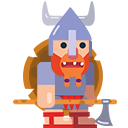
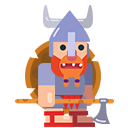
Two versions of the same layered image (128x128). Layer-by-layer changes:
painted on "Helmet" over [42, 1, 95, 57]
painted on "Head" over [51, 30, 89, 87]
painted on "Helmet left ear" over [85, 40, 92, 59]
painted on "Left Arm" over [37, 62, 55, 108]
painted on "Axe v1" over [13, 98, 117, 126]
painted on "Front leg" over [43, 96, 73, 128]
painted on "Body" over [47, 59, 86, 111]
painted on "Back leg" over [67, 96, 97, 128]
painted on "Back arm" over [79, 62, 97, 107]
painted on "Texture 6" (2nd of 2, in "Character Modif" › "Shield v3" › "Textures") over [79, 89, 86, 96]
painted on "Texture 5" (2nd of 2, in "Character Modif" › "Shield v3" › "Textures") over [35, 84, 42, 90]
painted on "Texture 4" (2nd of 2, in "Character Modif" › "Shield v3" › "Textures") over [56, 69, 62, 76]
painted on "Texture 3" (2nd of 2, in "Character Modif" › "Shield v3" › "Textures") over [31, 66, 39, 79]
painted on "Texture 2" (2nd of 2, in "Character Modif" › "Shield v3" › "Textures") over [67, 51, 77, 64]
painted on "texture 2" (2nd of 2, in "Character Modif" › "Shield v3" › "Textures") over [43, 83, 56, 96]
painted on "Texture 1" (2nd of 2, in "Character Modif" › "Shield v3" › "Textures") over [40, 50, 55, 67]
painted on "Inner shield" (1st of 3, in "Character Modif" › "Shield v3") over [29, 41, 99, 110]
painted on "Outter shield" (2nd of 4, in "Character Modif" › "Shield v3") over [23, 36, 103, 116]
